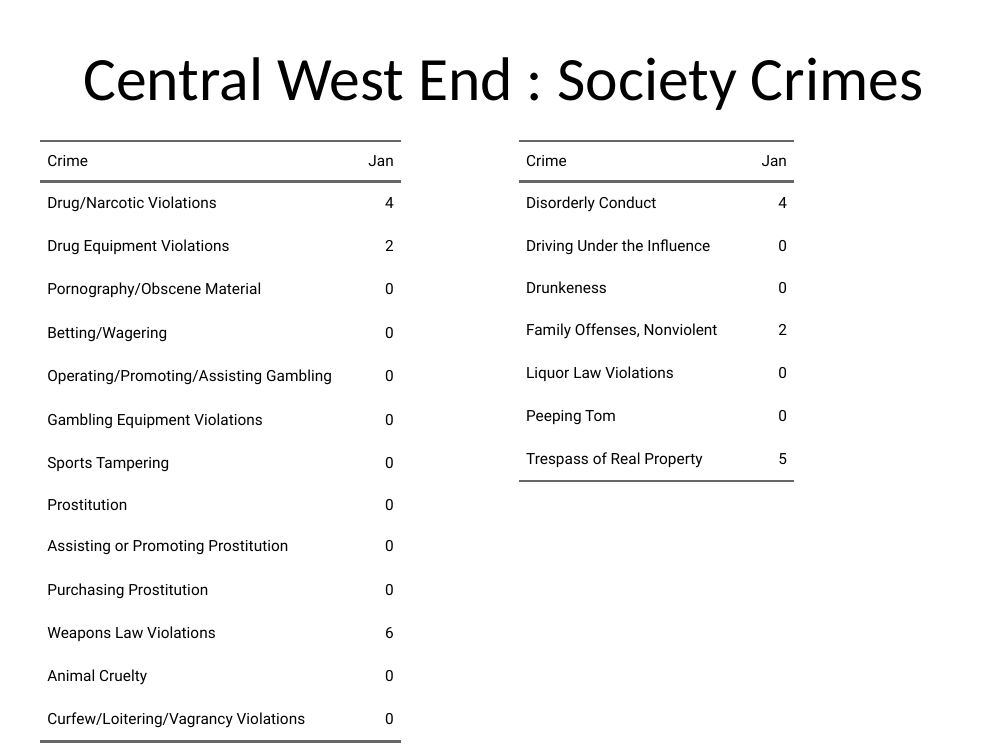
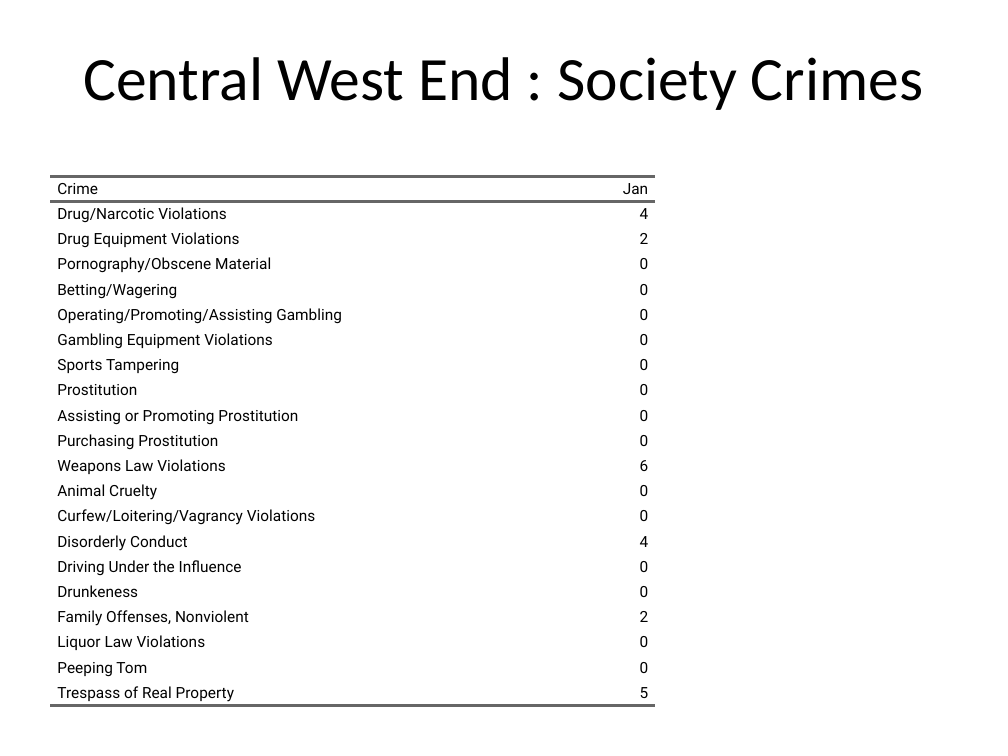
Before and after one commit to wumcrc/monthly-crime-reports, a slide deck: slide 20 of NIBRS/results/test.pptx (slide 17 before the commit). Drawn at 1008x756 pixels with LibreOffice and Linux fonts; fonts in the diff are those of the drawing. Boxes give left, top, right and bottom in pixels: in the first picture for what was removed or moved away, otherwise in the second. Text is boxed around its words. In the diff, an @@ line names an element or a change of style, - is before the commit and + after.

```diff
--- a/NIBRS/results/test.pptx
+++ b/NIBRS/results/test.pptx
@@ table removed at (x1=519, y1=141, x2=794, y2=472), 8 rows, 2 columns @@
-Crime | Jan
-Disorderly Conduct | 4
-Driving Under the Influence | 0
-Drunkeness | 0
-Family Offenses, Nonviolent | 2
-Liquor Law Violations | 0
-Peeping Tom | 0
-Trespass of Real Property | 5
@@ table at (x1=50, y1=176, x2=655, y2=706) @@
+row 15: Disorderly Conduct | 4
+row 16: Driving Under the Influence | 0
+row 17: Drunkeness | 0
+row 18: Family Offenses, Nonviolent | 2
+row 19: Liquor Law Violations | 0
+row 20: Peeping Tom | 0
+row 21: Trespass of Real Property | 5
@@ table resized from (x1=40, y1=141, x2=400, y2=732) to (x1=50, y1=176, x2=655, y2=706) @@
```
Also in this commit, not shown: 11 other slides changed, 3 slides added, 1 other file.
